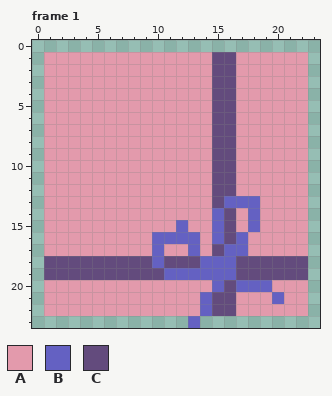
Pixel-art file -- asesprite_projects/2x2Present.aseprite. Above: the version before the commit.
24x24 pixels, 3 frames. Shown: frame 1. The commit also changed other frames, which this record leaves out.
Visible layers, top first: "Loop", "Band", "PresentColor".
Palette (. is transparent): A #e39aac  B #6461c2  C #634b7d
Pixels before, frame 1, first column x 1:
 1 AAAAAAAAAAAAAACCAAAAAA
 2 AAAAAAAAAAAAAACCAAAAAA
 3 AAAAAAAAAAAAAACCAAAAAA
 4 AAAAAAAAAAAAAACCAAAAAA
 5 AAAAAAAAAAAAAACCAAAAAA
 6 AAAAAAAAAAAAAACCAAAAAA
 7 AAAAAAAAAAAAAACCAAAAAA
 8 AAAAAAAAAAAAAACCAAAAAA
 9 AAAAAAAAAAAAAACCAAAAAA
10 AAAAAAAAAAAAAACCAAAAAA
11 AAAAAAAAAAAAAACCAAAAAA
12 AAAAAAAAAAAAAACCAAAAAA
13 AAAAAAAAAAAAAACBBBAAAA
14 AAAAAAAAAAAAAABCABAAAA
15 AAAAAAAAAAABAABCABAAAA
16 AAAAAAAAABBBBABCBAAAAA
17 AAAAAAAAABAABACBBAAAAA
18 CCCCCCCCCBCCCBBBCCCCCC
19 CCCCCCCCCCBBBBBBCCCCCC
20 AAAAAAAAAAAAAABCBBBAAA
21 AAAAAAAAAAAAABCCAAABAA
22 AAAAAAAAAAAAABCCAAAAAA
23 ............B.........
New version:
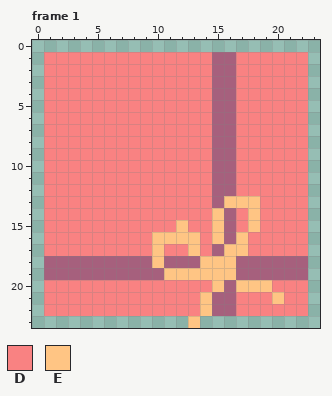
Colours new in this view: D #f98282  E #ffc584
Author's note on the commit: redid the present sprites in new colorpallette
What changed:
colour B: #6461c2 -> #b1a9e4
colour C: #634b7d -> #a6607d
Changed rows in their new state; - is a pixel that keeps its letter.
Frame 1, layers "Loop", "PresentColor":
first column x 1:
 1 DDDDDDDDDDDDDD--DDDDDD
 2 DDDDDDDDDDDDDD--DDDDDD
 3 DDDDDDDDDDDDDD--DDDDDD
 4 DDDDDDDDDDDDDD--DDDDDD
 5 DDDDDDDDDDDDDD--DDDDDD
 6 DDDDDDDDDDDDDD--DDDDDD
 7 DDDDDDDDDDDDDD--DDDDDD
 8 DDDDDDDDDDDDDD--DDDDDD
 9 DDDDDDDDDDDDDD--DDDDDD
10 DDDDDDDDDDDDDD--DDDDDD
11 DDDDDDDDDDDDDD--DDDDDD
12 DDDDDDDDDDDDDD--DDDDDD
13 DDDDDDDDDDDDDD-EEEDDDD
14 DDDDDDDDDDDDDDE-DEDDDD
15 DDDDDDDDDDDEDDE-DEDDDD
16 DDDDDDDDDEEEEDE-EDDDDD
17 DDDDDDDDDEDDED-EEDDDDD
18 ---------E---EEE------
19 ----------EEEEEE------
20 DDDDDDDDDDDDDDE-EEEDDD
21 DDDDDDDDDDDDDE--DDDEDD
22 DDDDDDDDDDDDDE--DDDDDD
23 ------------E---------
